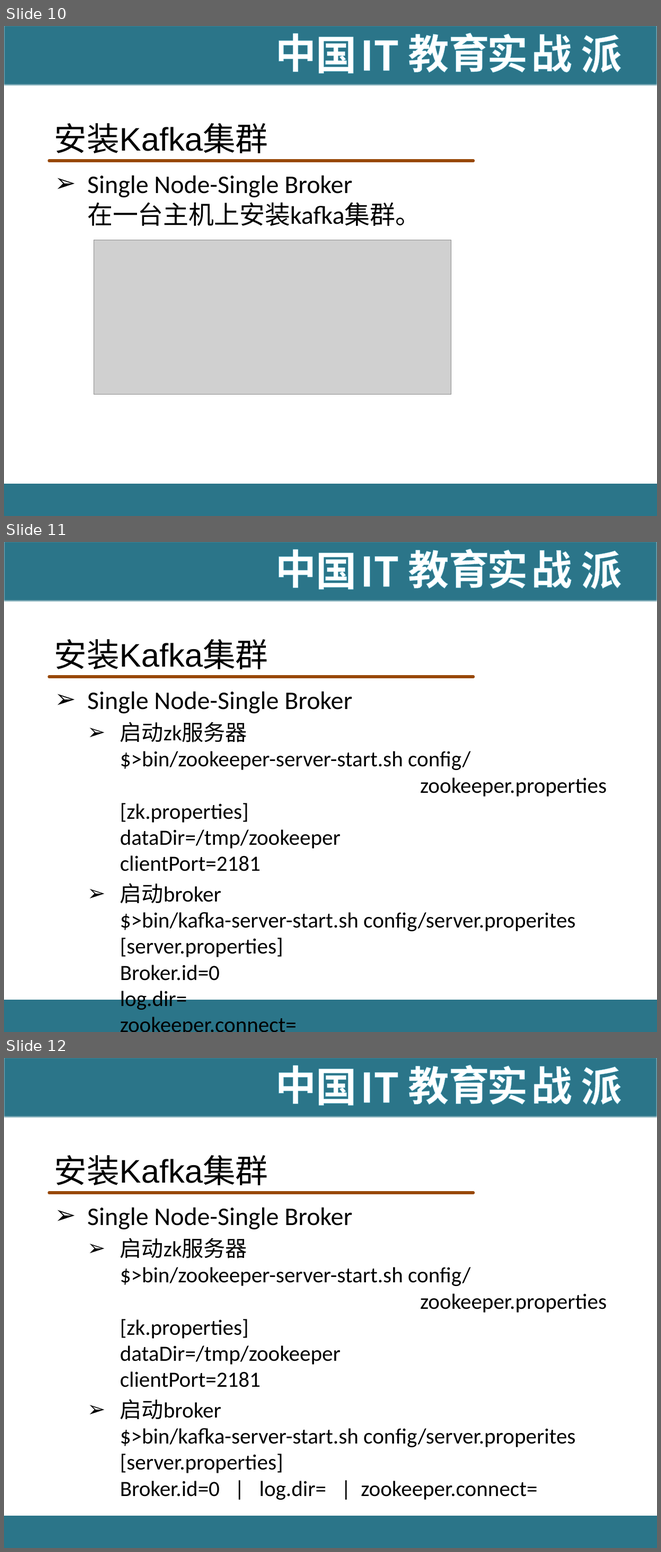
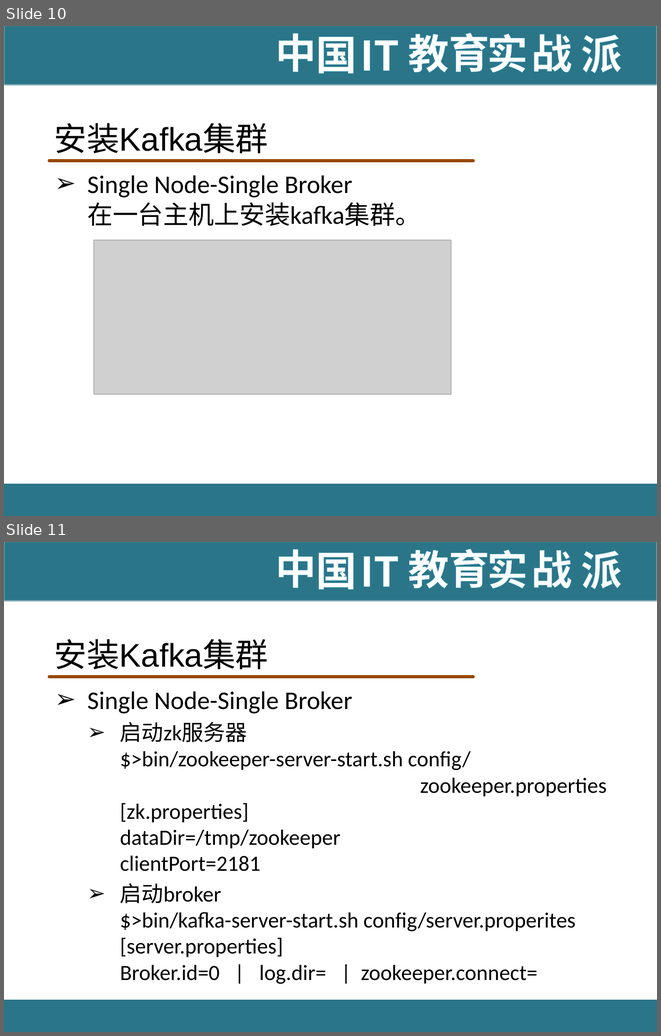
Before and after one commit to hanningxiao/BigData, a slide deck: [IT18掌www.it18zhang.com]Kafka.pptx. Shown one above the other, each under a label of ours: slides 10, 11 and 12 before the commit, slides 10 and 11 after it. The pictures are 661x1552 and 661x1036 pixels, drawn with LibreOffice and Linux fonts; fonts in the diff are those of the drawing; grey boxes stand for pictures; background and template pictures are left out. Boxes give left, top, right and bottom in pixels: in the first picture for what was removed or moved away, otherwise in the second. Text is boxed around its words. In the diff, an @@ line names an element or a change of style, - is before the commit and + after.

Commit message:
kafka

```diff
--- a/[IT18掌www.it18zhang.com]Kafka.pptx
+++ b/[IT18掌www.it18zhang.com]Kafka.pptx
@@ slide 11 removed at box(4, 542, 657, 1032), background #FFFFFF; not listed: 11 template elements that a slide beside it also shows @@
@@ title removed at box(54, 639, 268, 669) @@
-安装Kafka集群
@@ text removed at box(87, 691, 607, 980) @@
-➢ Single Node-Single Broker
-  ➢ 启动zk服务器
-    $>bin/zookeeper-server-start.sh config/
-    zookeeper.properties
-    [zk.properties]
-    dataDir=/tmp/zookeeper
-    clientPort=2181
-  ➢ 启动broker
-    $>bin/kafka-server-start.sh config/server.properites
-    [server.properties]
-    Broker.id=0
-    log.dir=
-    zookeeper.connect=
@@ what was slide 12 is now slide 11 @@
```
Also in this commit, not shown: 24 slides added.
